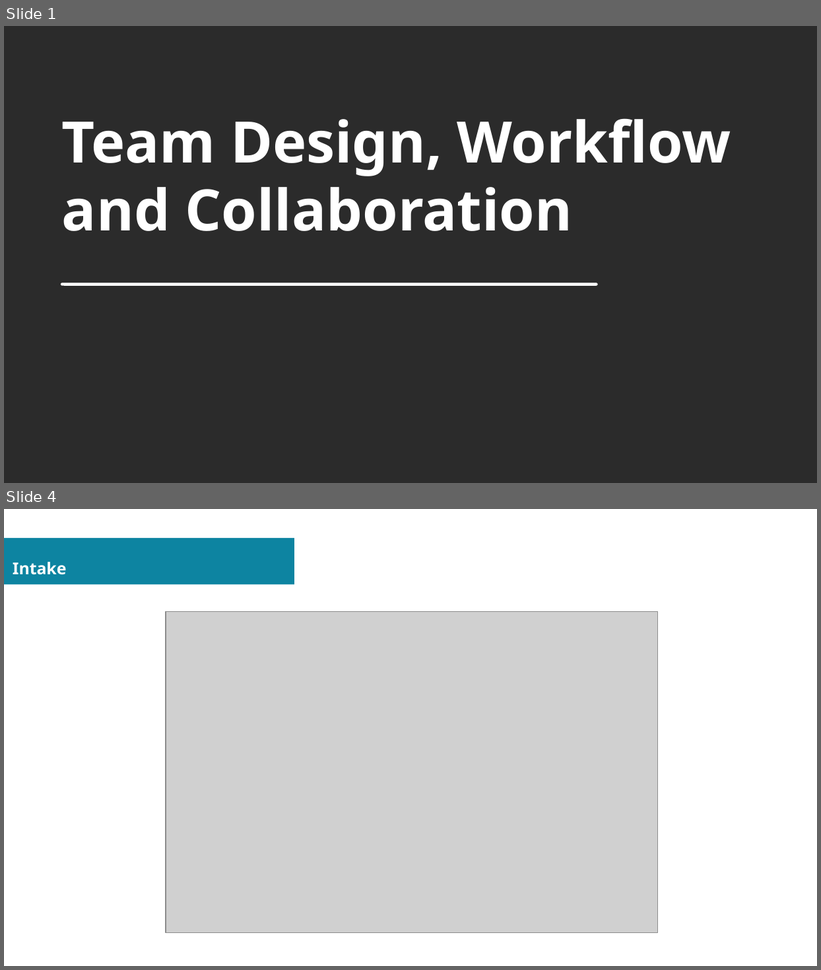
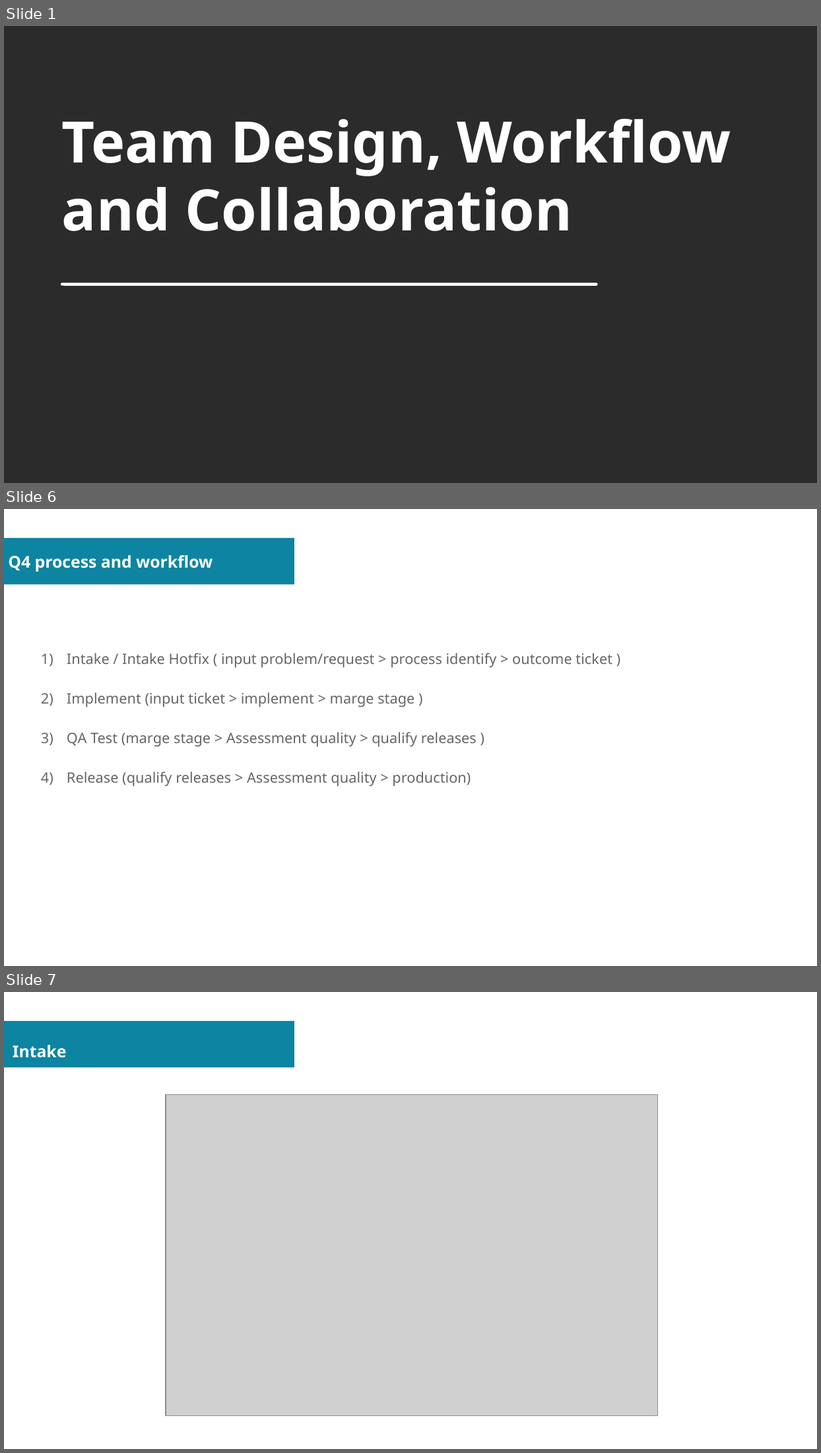
Before and after one commit to sovannotychea/ori-test, a slide deck: docs/01.odp. Shown one above the other, each under a label of ours: slides 1 and 4 before the commit, slides 1, 6 and 7 after it; the slides between them are not shown. The pictures are 821x970 and 821x1453 pixels, drawn with LibreOffice and Linux fonts; fonts in the diff are those of the drawing; grey boxes stand for pictures; background and template pictures are left out; a plain dark background stands for a picture behind light text. Boxes give left, top, right and bottom in pixels: in the first picture for what was removed or moved away, otherwise in the second. Text is boxed around its words. In the diff, an @@ line names an element or a change of style, - is before the commit and + after.

```diff
--- a/docs/01.odp
+++ b/docs/01.odp
@@ slide 6 added at (4, 509, 817, 966), background #FFFFFF; not listed: 1 template element that a slide beside it also shows @@
@@ title added at (8, 555, 213, 572), 16 pt, text #FFFFFF, bold @@
+Q4 process and workflow
@@ text added at (67, 653, 613, 786), 14 pt, text #666666 @@
+1) Intake / Intake Hotfix ( input problem/request > process identify > outcome ticket )
+2) Implement (input ticket > implement > marge stage )
+3) QA Test (marge stage > Assessment quality > qualify releases )
+4) Release (qualify releases > Assessment quality > production)
@@ what was slide 4 is now slide 7 @@
```
Also in this commit, not shown: 2 slides changed, 2 other slides added, 4 other files.
